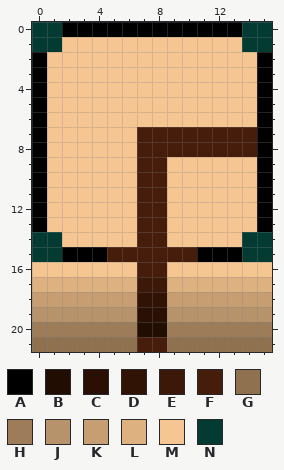
Two versions of one pixel-art sprite, HermanElectro-master/Graphics3D/concretewallconductivecorner1.png. Above: the version before the commit.
The file is 16x22 pixels.
Palette (. is transparent): A #000000  B #220d03  C #2a1004  D #311306  E #3b1808  F #461c0a  G #8f7150  H #9d7c59  J #b7936c  K #c69e72  L #deb180  M #f6c692  N #033b33
Pixels before, first column x 0:
 0 NNAAAAAAAAAAAANN
 1 NNMMMMMMMMMMMMNN
 2 AMMMMMMMMMMMMMMA
 3 AMMMMMMMMMMMMMMA
 4 AMMMMMMMMMMMMMMA
 5 AMMMMMMMMMMMMMMA
 6 AMMMMMMMMMMMMMMA
 7 AMMMMMMFFFFFFFFA
 8 AMMMMMMFFFFFFFFA
 9 AMMMMMMFFMMMMMMA
10 AMMMMMMFFMMMMMMA
11 AMMMMMMFFMMMMMMA
12 AMMMMMMFFMMMMMMA
13 AMMMMMMFFMMMMMMA
14 NNMMMMMFFMMMMMNN
15 NNAAAFFFFFFAAANN
16 MMMMMMMFFMMMMMMM
17 LLLLLLLEELLLLLLL
18 KKKKKKKDDKKKKKKK
19 JJJJJJJCCJJJJJJJ
20 HHHHHHHBBHHHHHHH
21 GGGGGGGFFGGGGGGG
And afterwards:
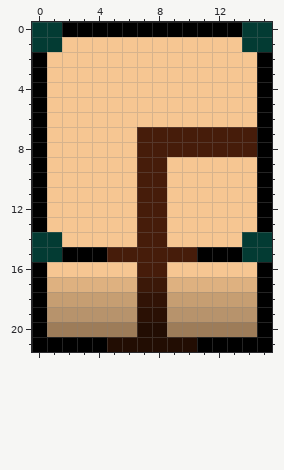
What changed:
Colour G gives way to colour A in row 21 at x 0 to 4 and 11 to 15.
Colour H gives way to colour A in row 20 at x 0 and 15.
Colour J gives way to colour A in row 19 at x 0 and 15.
Colour K gives way to colour A in row 18 at x 0 and 15.
Colour L gives way to colour A in row 17 at x 0 and 15.
Colour M gives way to colour A in row 16 at x 0 and 15.
Colour F gives way to colour B in row 21 at x 7 to 8.
Colour G gives way to colour B in row 21 at x 5 to 6 and 9 to 10.
Changed places in both pictures, as pixel boxes (x1, y1, x2, y2):
changed: (32, 262, 272, 352)
